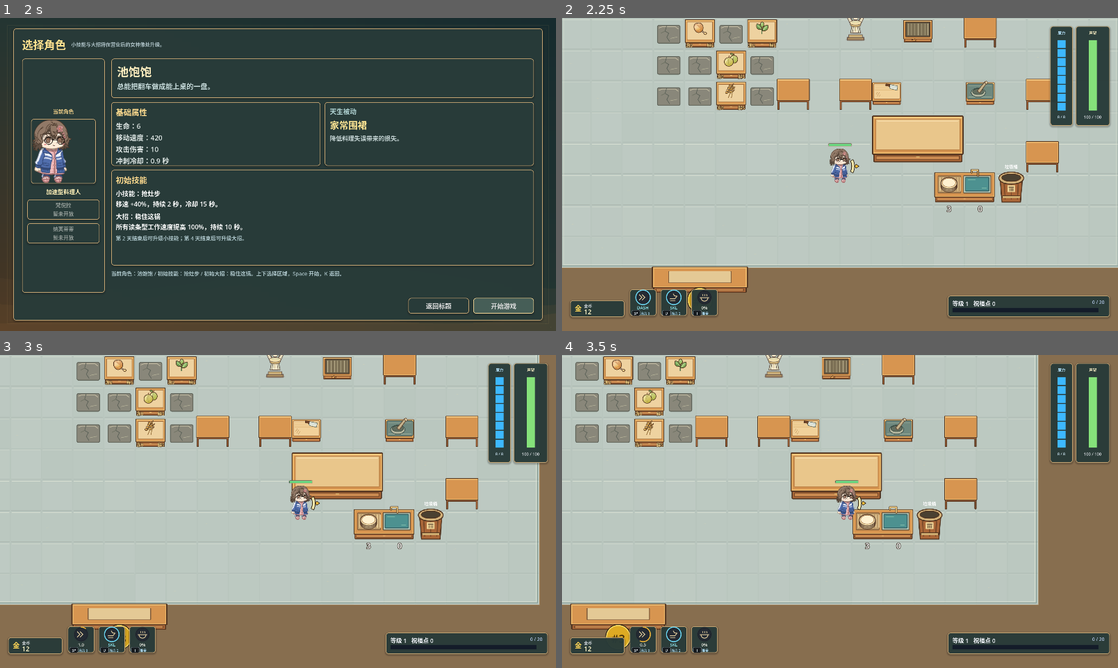
Above: before the commit, frames 1-4 (two rows, left to right).
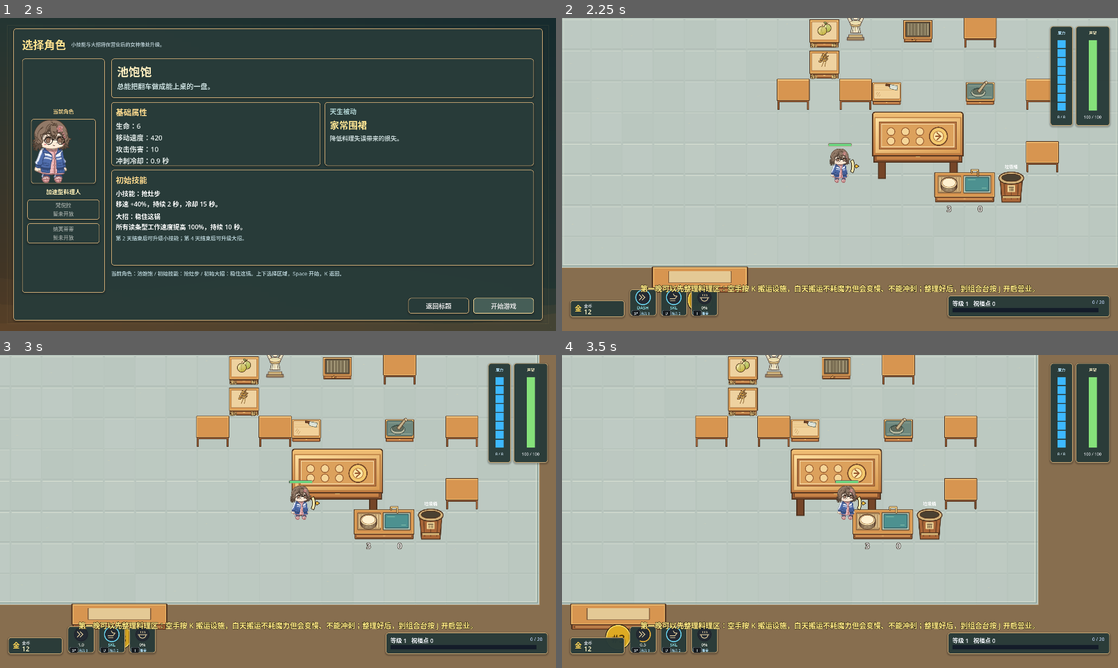
Above: after the commit, the same moments.

Repository: siunaus98/NewDrunkeryRealtime
Game: Godot game, scene res://Scenes/Main/game_start.tscn
Two runs of this game, one before a commit and one after it. Both use one fixed random seed, a clock stepped at 60 frames per second and the inputs below. Sound files missing from this copy of the repository are replaced by a short silence.
Inputs (mouse positions are in pixels of both pictures, inside the frame that each line leads up to):
- Up to frame 1 (2 s): click "开始" at 0.5 s; click (61, 152) at 1.25 s
- Up to frame 2 (2.25 s): click "开始游戏" at 2 s
- Up to frame 3 (3 s): tap Enter at 2.75 s; move the mouse to (400, 495) at 2.77 s; hold D (move_right) from 2.78 s (still down); tap Space (dash) at 2.85 s; click (400, 495) at 2.92 s
- Up to frame 4 (3.5 s): keep holding D (move_right)

Frame 1 is identical in both runs. In frame 2, 8.2% of the frame differs, in the area x 14-85%, y 0-88%; in frame 3, 8.1%; in frame 4, 8.1%.

Commit message:
Improve assembly station, kitchen layout and first night guidance

Diff:
--- a/NewDrunkeryRealtime/ArtResource/Cooker/assembly_station.svg
+++ b/NewDrunkeryRealtime/ArtResource/Cooker/assembly_station.svg
@@ -1,3 +1,24 @@
-<svg xmlns="http://www.w3.org/2000/svg" width="1024" height="1024" viewBox="0 0 256 256" data-art-direction="soft-desert-v2">
-<rect x="15" y="156" width="226" height="19" rx="2" fill="#a96638" stroke="#513420" stroke-width="3" data-base-fill="#a96638" /><rect x="21" y="160" width="214" height="10" rx="2" fill="#ca8a50" stroke="#754829" stroke-width="2" data-base-fill="#ca8a50" /><rect x="123.0" y="162" width="10" height="2" rx="2" fill="#f3cc7c" stroke="none" stroke-width="0" data-base-fill="#f3cc7c" /><rect x="12" y="58" width="232" height="98" rx="2" fill="#edb86a" stroke="#513420" stroke-width="3" data-base-fill="#edb86a" /><rect x="16" y="62" width="224" height="89" rx="2" fill="#d79550" stroke="none" stroke-width="4" data-base-fill="#d79550" /><path d="M17 63h222" fill="none" stroke="#ffdc94" stroke-width="2" stroke-linejoin="round" stroke-linecap="round" /><rect x="20" y="66" width="216" height="79" rx="2" fill="#e9c68b" stroke="#bd8246" stroke-width="2" data-base-fill="#e9c68b" /><path d="M25 71h206" fill="none" stroke="#f8dcaa" stroke-width="2" stroke-linejoin="round" stroke-linecap="round" />
+<svg xmlns="http://www.w3.org/2000/svg" width="1024" height="1024" viewBox="0 0 256 256" data-art-direction="assembly-kitchen-v3">
+<defs>
+ <linearGradient id="wood" x1="0" y1="0" x2="0" y2="1"><stop stop-color="#f2c277"/><stop offset="1" stop-color="#c77b40"/></linearGradient>
+ <linearGradient id="top" x1="0" y1="0" x2="1" y2="1"><stop stop-color="#ffe0a0"/><stop offset="1" stop-color="#d99a51"/></linearGradient>
+</defs>
+<!-- warm counter body -->
+<path d="M15 157h226v19H15z" fill="#9a5a32" stroke="#513420" stroke-width="3"/>
+<path d="M21 161h214v10H21z" fill="#c68146" stroke="#754829" stroke-width="2"/>
+<path d="M27 175h18v43H27zM211 175h18v43h-18z" fill="#754528" stroke="#513420" stroke-width="3"/>
+<path d="M12 55Q12 48 20 48h216q8 0 8 7v105H12z" fill="url(#wood)" stroke="#513420" stroke-width="3"/>
+<path d="M18 62h220v92H18z" fill="url(#top)" stroke="#bd8246" stroke-width="3"/>
+<!-- six clearly readable combination bays -->
+<path d="M29 73h198v70H29z" fill="#b97842" stroke="#8b542f" stroke-width="2"/>
+<path d="M35 79h186v58H35z" fill="#dca15c" stroke="#f8dca8" stroke-width="2"/>
+<g fill="#f5d598" stroke="#9c6034" stroke-width="2">
+ <circle cx="59" cy="98" r="10"/><circle cx="96" cy="98" r="10"/><circle cx="133" cy="98" r="10"/>
+ <circle cx="59" cy="122" r="10"/><circle cx="96" cy="122" r="10"/><circle cx="133" cy="122" r="10"/>
+</g>
+<!-- central recipe sigil and assembly arrows -->
+<circle cx="181" cy="110" r="23" fill="#f3c96e" stroke="#754829" stroke-width="3"/>
+<circle cx="181" cy="110" r="13" fill="#ffe8a8" stroke="#bd8246" stroke-width="2"/>
+<path d="M177 101l10 9-10 9M184 110h-10" fill="none" stroke="#9b5c32" stroke-width="3" stroke-linecap="round" stroke-linejoin="round"/>
+<path d="M123 162h10" stroke="#f3cc7c" stroke-width="2" stroke-linecap="round"/>
 </svg>
--- a/NewDrunkeryRealtime/Scenes/Main/main.tscn
+++ b/NewDrunkeryRealtime/Scenes/Main/main.tscn
@@ -128,52 +128,52 @@
 accent_color = Color(0.94, 0.66, 0.16, 1)
 
 [node name="StorageCabinetRedManeLamb" parent="." instance=ExtResource("22_storage_cabinet")]
-position = Vector2(1600, 832)
+position = Vector2(1984, 704)
 stored_item_id = &"meat_red"
 
 
 [node name="StorageCabinetDesertBird" parent="." instance=ExtResource("22_storage_cabinet")]
-position = Vector2(1728, 832)
+position = Vector2(2112, 704)
 stored_item_id = &"meat_white"
 
 [node name="StorageCabinetSandHare" parent="." instance=ExtResource("22_storage_cabinet")]
-position = Vector2(1856, 832)
+position = Vector2(2240, 704)
 stored_item_id = &"sand_hare"
 
 [node name="StorageCabinetCrispSprout" parent="." instance=ExtResource("22_storage_cabinet")]
+position = Vector2(2368, 704)
+stored_item_id = &"crisp_sprout"
+
+[node name="StorageCabinetCamelMeat" parent="." instance=ExtResource("22_storage_cabinet")]
 position = Vector2(1984, 832)
-stored_item_id = &"crisp_sprout"
-
-[node name="StorageCabinetCamelMeat" parent="." instance=ExtResource("22_storage_cabinet")]
-position = Vector2(1600, 960)
 stored_item_id = &"camel_meat"
 
 [node name="StorageCabinetDryfrostCabbage" parent="." instance=ExtResource("22_storage_cabinet")]
-position = Vector2(1728, 960)
+position = Vector2(2112, 832)
 stored_item_id = &"dryfrost_cabbage"
 
 [node name="StorageCabinetSunnyBerry" parent="." instance=ExtResource("22_storage_cabinet")]
-position = Vector2(1856, 960)
+position = Vector2(2240, 832)
 stored_item_id = &"sunny_berry"
 
 [node name="StorageCabinetSandPotato" parent="." instance=ExtResource("22_storage_cabinet")]
+position = Vector2(2368, 832)
+stored_item_id = &"sand_potato"
+
+[node name="StorageCabinetStoneBloom" parent="." instance=ExtResource("22_storage_cabinet")]
 position = Vector2(1984, 960)
-stored_item_id = &"sand_potato"
-
-[node name="StorageCabinetStoneBloom" parent="." instance=ExtResource("22_storage_cabinet")]
-position = Vector2(1600, 1088)
 stored_item_id = &"stone_bloom"
 
 [node name="StorageCabinetDill" parent="." instance=ExtResource("22_storage_cabinet")]
-position = Vector2(1728, 1088)
+position = Vector2(2112, 960)
 stored_item_id = &"dill"
 
 [node name="StorageCabinetGoldenWheat" parent="." instance=ExtResource("22_storage_cabinet")]
-position = Vector2(1856, 1088)
+position = Vector2(2240, 960)
 stored_item_id = &"golden_wheat"
 
 [node name="StorageCabinetSunSeed" parent="." instance=ExtResource("22_storage_cabinet")]
-position = Vector2(1984, 1088)
+position = Vector2(2368, 960)
 stored_item_id = &"sun_seed"
 
 [node name="IngredientSlot06" type="Marker2D" parent="."]
--- a/NewDrunkeryRealtime/Scripts/Core/LevelFlowController.gd
+++ b/NewDrunkeryRealtime/Scripts/Core/LevelFlowController.gd
@@ -648,6 +648,8 @@
 	if run_status_hud != null and run_status_hud.has_method("set_status_visible"):
 		run_status_hud.set_status_visible(true)
 	_update_debug_label()
+	if not tutorial_mode and progression_state != null and progression_state.day_index == 0 and overlay_controller != null:
+		overlay_controller.show_toast("第一晚可以先整理料理区：空手按 K 搬运设施，白天搬运不耗魔力但会变慢、不能冲刺；整理好后，到组合台按 J 开启营业。", 14.0)
 
 func _enter_order_group_select() -> void:
 	if tutorial_mode:
@@ -1654,8 +1656,15 @@
 func _sync_storage_cabinets_to_current_menu() -> void:
 	var ingredient_ids := _collect_current_menu_ingredient_ids()
 	for cabinet in get_tree().get_nodes_in_group("storage_facilities"):
-		if is_instance_valid(cabinet) and cabinet.has_method("set_menu_allowed_item_ids"):
-			cabinet.set_menu_allowed_item_ids(ingredient_ids)
+		if not is_instance_valid(cabinet) or not cabinet.has_method("set_menu_allowed_item_ids"):
+			continue
+		cabinet.set_menu_allowed_item_ids(ingredient_ids)
+		# The initial kitchen should not force a new player to move decorative
+		# stone cabinets out of the way. Re-enable a cabinet when its ingredient
+		# enters the active menu on a later night.
+		if cabinet.has_method("get") and cabinet.get("stored_item_id") != null:
+			var needed: bool = StringName(cabinet.get("stored_item_id")) in ingredient_ids
+			_set_runtime_facility_visible(cabinet, needed)
 
 func _sync_kitchen_unlocks_to_current_menu() -> void:
 	# The first region gives all three processing stations from the start.
--- a/NewDrunkeryRealtime/Scripts/Player/RealtimePlayer.gd
+++ b/NewDrunkeryRealtime/Scripts/Player/RealtimePlayer.gd
@@ -731,6 +731,10 @@
 func get_facility_carry_move_multiplier() -> float:
 	return carried_facility_move_speed_multiplier if is_carrying_facility() and not _is_night_rest_active() else 1.0
 
+func get_carried_facility_magic_cost() -> int:
+	# Rearranging existing facilities is free. Daytime only applies the movement penalty.
+	return 0
+
 func _get_support_facility_move_multiplier() -> float:
 	return SupportFacilityAuraQuery.get_movement_multiplier(get_tree(), global_position)
 
--- a/NewDrunkeryRealtime/Scripts/Tutorial/TutorialController.gd
+++ b/NewDrunkeryRealtime/Scripts/Tutorial/TutorialController.gd
@@ -375,7 +375,7 @@
 			else: _guide("走过去触碰禽肉就自动进入库存，不用按 J，也不用空出双手。", get_tree().get_nodes_in_group("battle_drops"))
 		SKILLS: _guide_skills()
 		NIGHT:
-			if info_page == 0: _guide("营业结束后才会选择下一天的新菜，今天记住流程就好，不用实操。夜间还可选祝福、逛商店、遇访客。")
+			if info_page == 0: _guide("营业结束后才会选择下一天的新菜，今天记住流程就好，不用实操。夜间还可选祝福、逛商店、遇访客；女神的祝福法术会让夜间搬运设施恢复正常速度。")
 			elif flow.get_owned_blessing_ids().is_empty(): _guide("面对女神像按 J 祈福。祝福不合心意可按 L 刷新当前选项；刷新次数整局共享，别一口气花光哦。", ["BlessingStatue"])
 			else: _guide("烤台旁有访客啦。靠近带 ! 的小家伙按 J 交谈，接受或谢绝都可以。梵倪拉前辈说，收工也得看人情。", [flow.night_event_controller.npcs.get(&"furnace")])
 		BOSS:
--- a/NewDrunkeryRealtime/Scripts/UI/RunOverlayController.gd
+++ b/NewDrunkeryRealtime/Scripts/UI/RunOverlayController.gd
@@ -208,8 +208,8 @@
 	add_child(toast_layer)
 	toast_label = Label.new()
 	toast_label.set_anchors_preset(Control.PRESET_TOP_WIDE)
-	toast_label.offset_top = 150.0
-	toast_label.offset_bottom = 232.0
+	toast_label.offset_top = 850.0
+	toast_label.offset_bottom = 1015.0
 	toast_label.offset_left = 260.0
 	toast_label.offset_right = -260.0
 	toast_label.autowrap_mode = TextServer.AUTOWRAP_WORD_SMART
